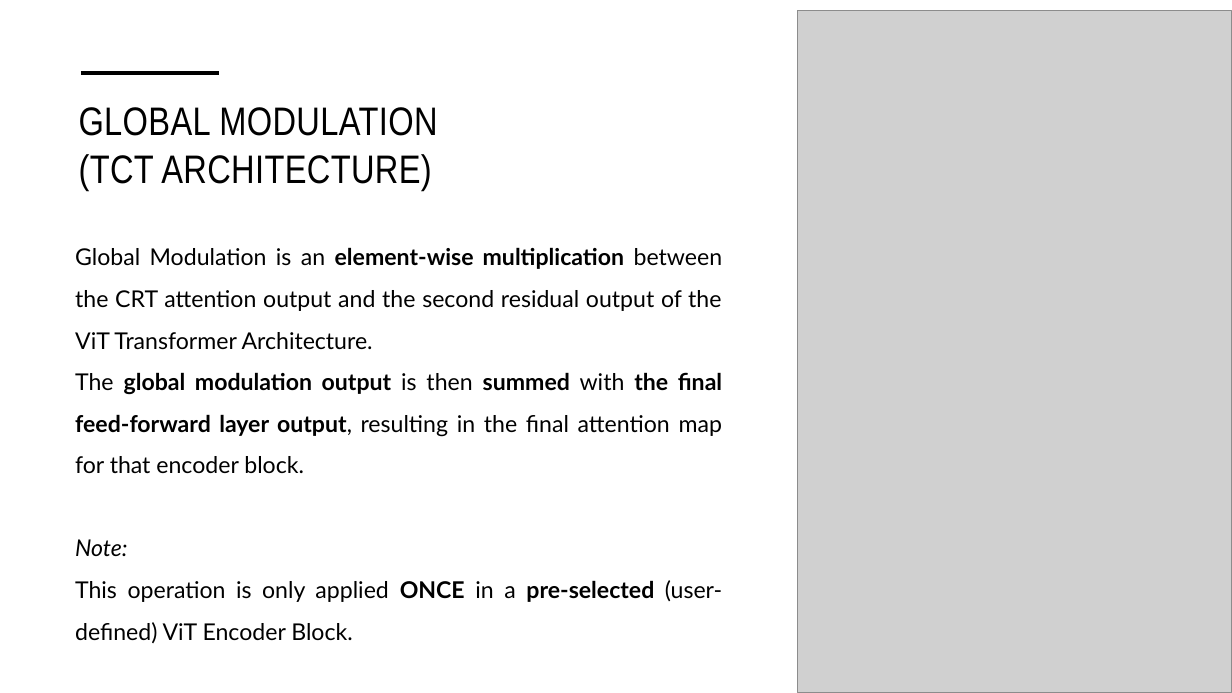
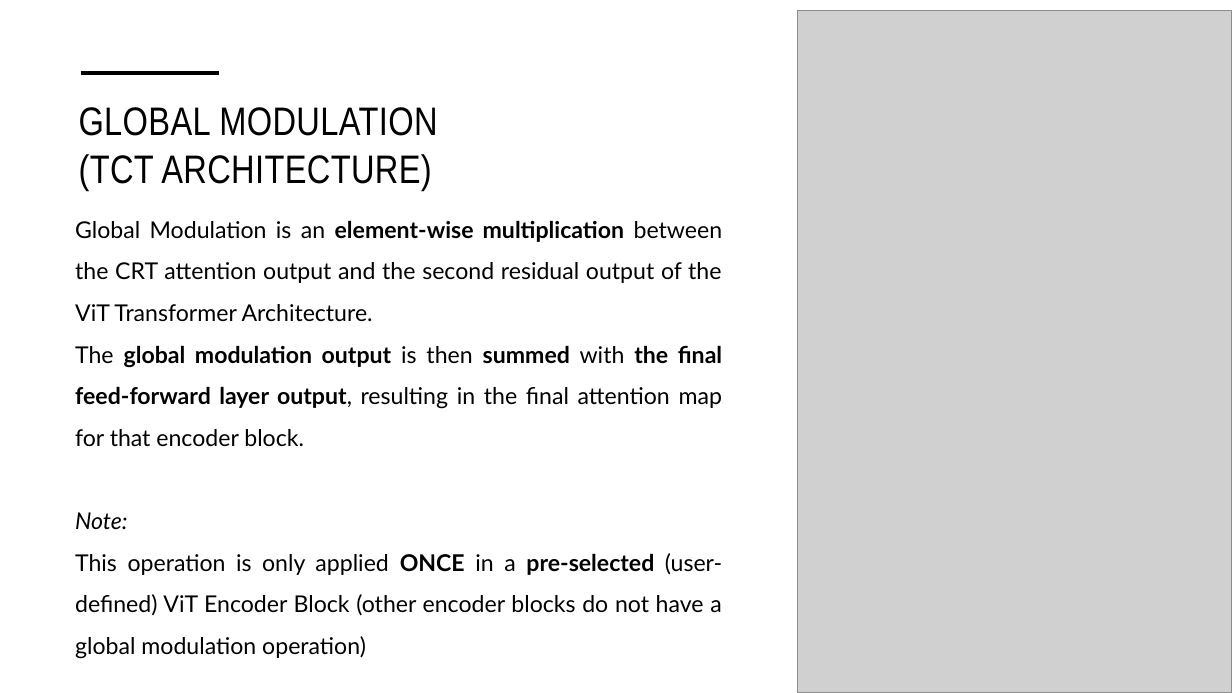
Before and after one commit to tuanisworkingonsomeprojects/TCT-visual-search, a slide deck: slide 39 of Presentation/FYP_NguyenTuan_Presentation.pptx. Drawn at 1232x693 pixels with LibreOffice and Linux fonts; fonts in the diff are those of the drawing; grey boxes stand for pictures. Boxes give left, top, right and bottom in pixels: in the first picture for what was removed or moved away, otherwise in the second. Text is boxed around its words. In the diff, an @@ line names an element or a change of style, - is before the commit and + after.

```diff
--- a/Presentation/FYP_NguyenTuan_Presentation.pptx
+++ b/Presentation/FYP_NguyenTuan_Presentation.pptx
@@ text "Global Modulation is an element-wise ...": place and size @@
-text "Global Modulation is an element-wise ..." at bbox=[75, 247, 723, 643]
+text "Global Modulation is an element-wise ..." at bbox=[75, 220, 723, 659]
@@ text at bbox=[75, 553, 722, 659]: text changed @@
-This operation is only applied ONCE in a pre-selected (user-defined) ViT Encoder Block.
+This operation is only applied ONCE in a pre-selected (user-defined) ViT Encoder Block (other encoder blocks do not have a global modulation operation)
```
Also in this commit, not shown: 1 other slide changed.
